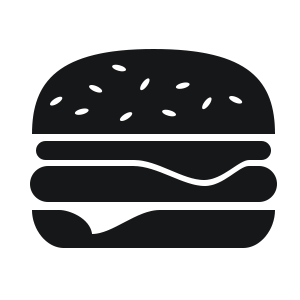
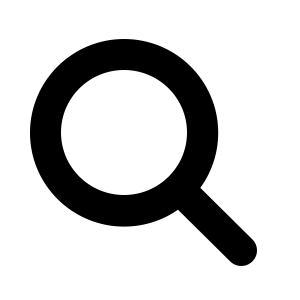
Comparing the layer stacks of the two 300×300 images. Changes:
removed group "hamburger" (4 layers) over [30, 49, 277, 248]
added layer "Magnify" above "Hamburger" over [30, 39, 257, 266]
renamed "Ellipse 1" to "Hamburger", hid it, moved it out of group "hamburger", painted on it over [30, 49, 277, 248]
removed layer "Rounded Rectangle 4" from group "hamburger" over [32, 210, 275, 248]
removed layer "Rounded Rectangle 2" from group "hamburger" over [30, 166, 277, 202]
removed layer "Rounded Rectangle 1" from group "hamburger" over [36, 141, 271, 180]
hid "Background" over [30, 39, 277, 266]
